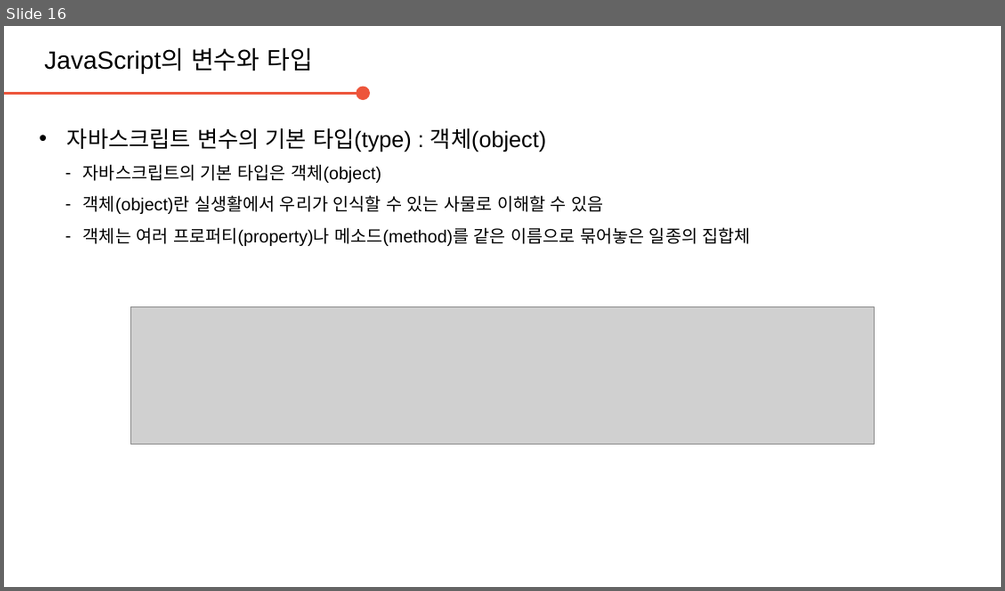
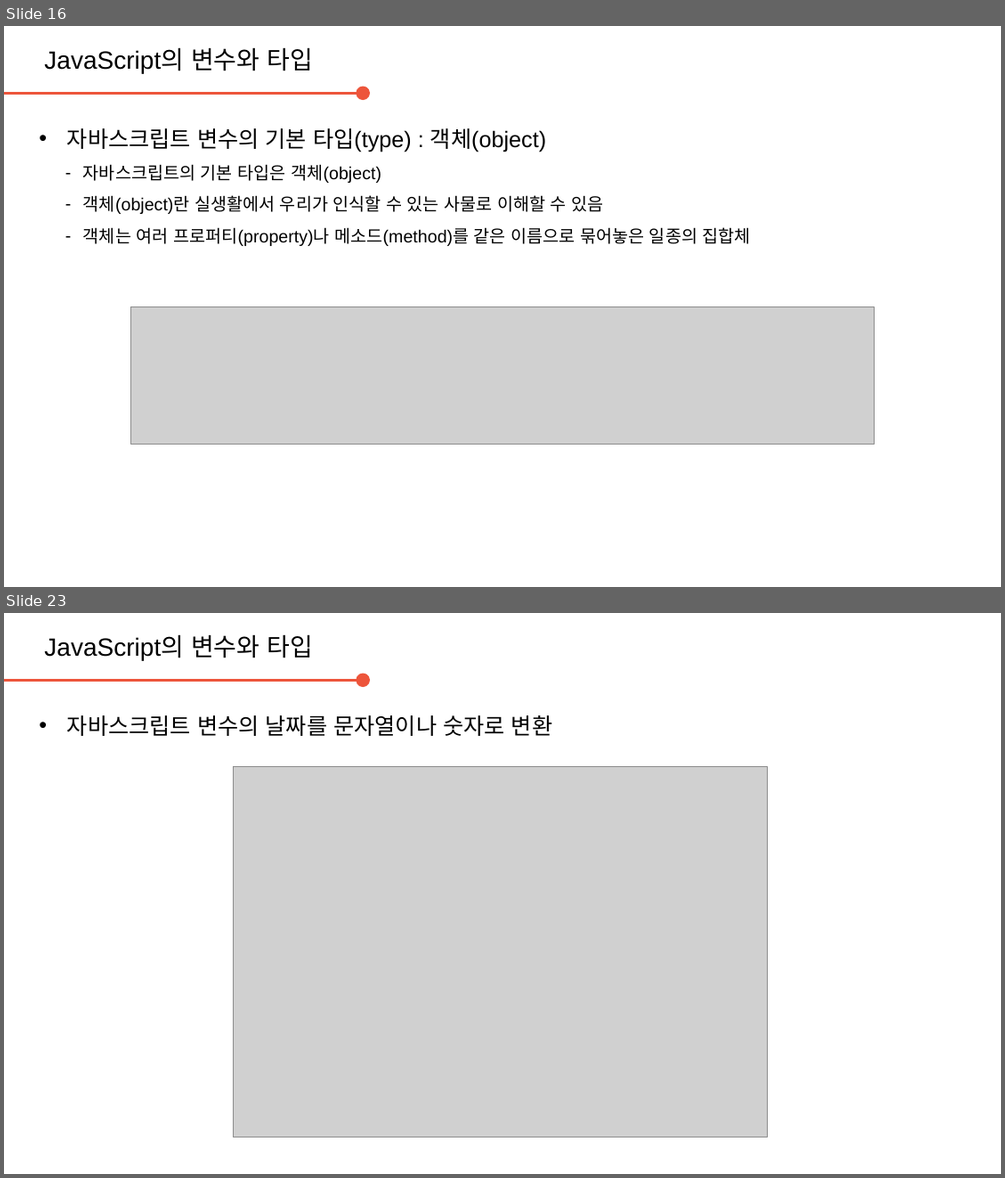
Before and after one commit to daegukdo/GCWM, a slide deck: 31/200803_JavaScript_variable_type.pptx. Shown one above the other, each under a label of ours: slide 16 before the commit, slides 16 and 23 after it; the slides between them are not shown. The pictures are 1005x591 and 1005x1178 pixels, drawn with LibreOffice and Linux fonts; fonts in the diff are those of the drawing; grey boxes stand for pictures; background and template pictures are left out. Boxes give left, top, right and bottom in pixels: in the first picture for what was removed or moved away, otherwise in the second. Text is boxed around its words. In the diff, an @@ line names an element or a change of style, - is before the commit and + after.

Commit message:
get coding with me  - edit JavaScript resource (variable and type)

```diff
--- a/31/200803_JavaScript_variable_type.pptx
+++ b/31/200803_JavaScript_variable_type.pptx
@@ slide 23 added at (4, 613, 1001, 1174), background #FFFFFF @@
@@ text added at (44, 634, 313, 660), 20 pt, text #000000 @@
+JavaScript의 변수와 타입
@@ arrow added from (4, 681) to (363, 681), #ED553B 2.25 pt @@
@@ text added at (67, 715, 552, 736), 18 pt, text #000000 @@
+• 자바스크립트 변수의 날짜를 문자열이나 숫자로 변환
@@ picture added at (234, 766, 768, 1137) @@
```
Also in this commit, not shown: 1 slide changed, 8 other slides added, 1 other file.
